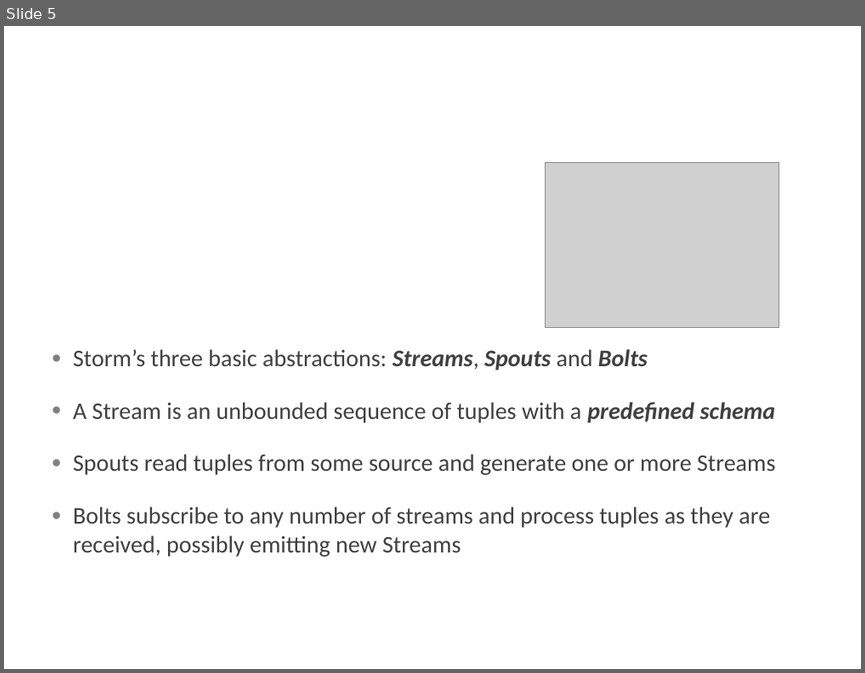
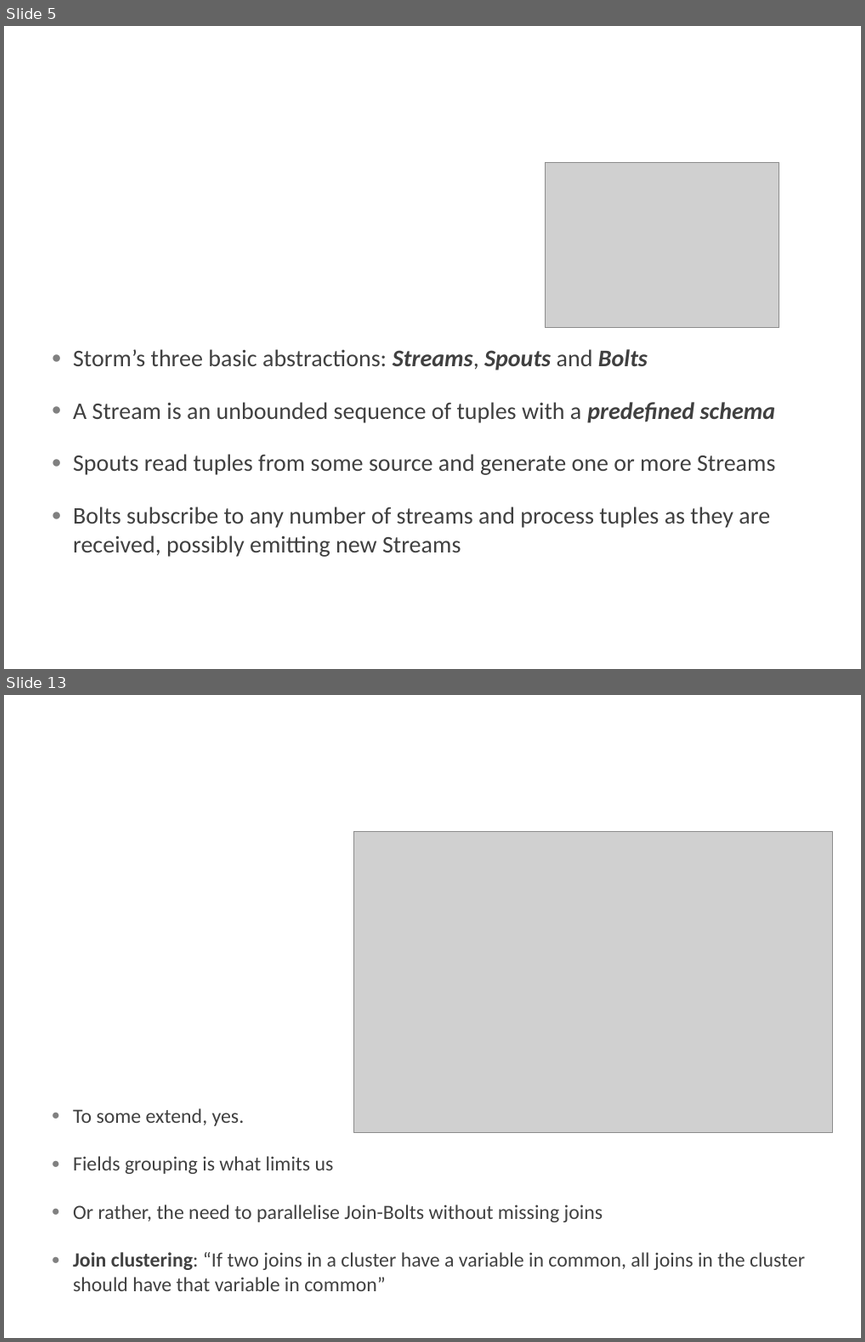
Before and after one commit to marinosm/reteonstorm, a slide deck: Presentation1.pptx. Shown one above the other, each under a label of ours: slide 5 before the commit, slides 5 and 13 after it; the slides between them are not shown. The pictures are 865x673 and 865x1342 pixels, drawn with LibreOffice and Linux fonts; fonts in the diff are those of the drawing; grey boxes stand for pictures; background and template pictures are left out. Boxes give left, top, right and bottom in pixels: in the first picture for what was removed or moved away, otherwise in the second. Text is boxed around its words. In the diff, an @@ line names an element or a change of style, - is before the commit and + after.

```diff
--- a/Presentation1.pptx
+++ b/Presentation1.pptx
@@ slide 13 added at [4, 695, 861, 1338], background picture (left out) @@
@@ picture added at [354, 831, 833, 1132] @@
@@ text added at [73, 1108, 805, 1291], 17 pt, text #404040 @@
+● To some extend, yes.
+● Fields grouping is what limits us
+● Or rather, the need to parallelise Join-Bolts without missing joins
+● Join clustering: “If two joins in a cluster have a variable in common, all joins in the cluster should have that variable in common”
@@ title added at [157, 1204, 302, 1270], 36 pt, text #FFFFFF @@
+Can we do the same with Joins?
```
Also in this commit, not shown: 1 slide changed, 7 other slides added, 1 other file.
